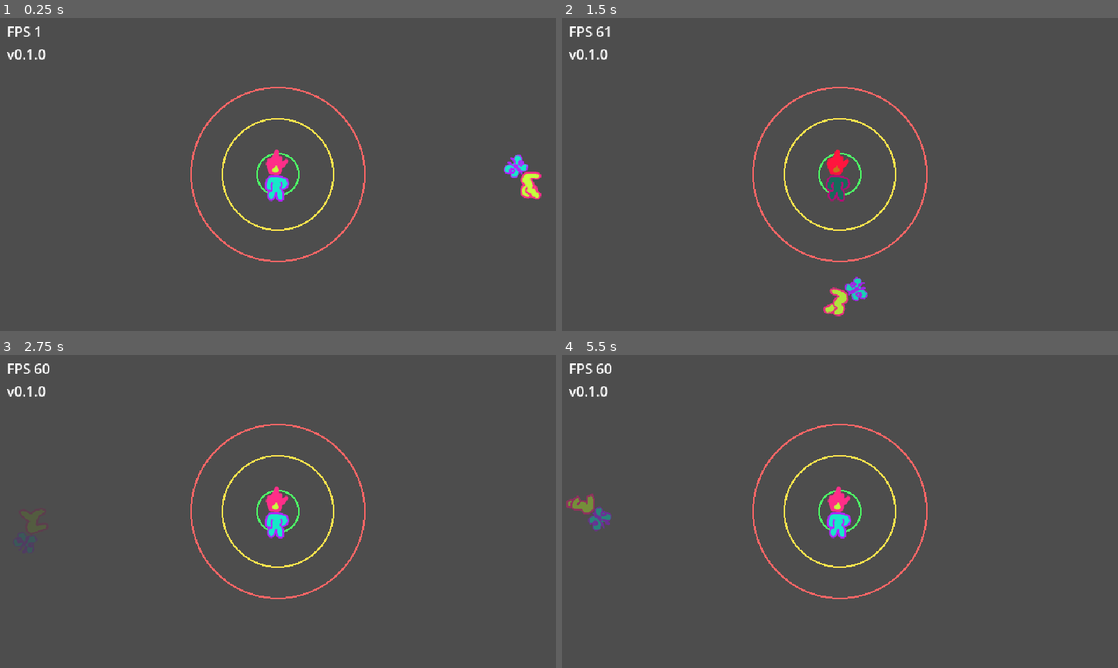
Above: before the commit, frames 1-4 (two rows, left to right).
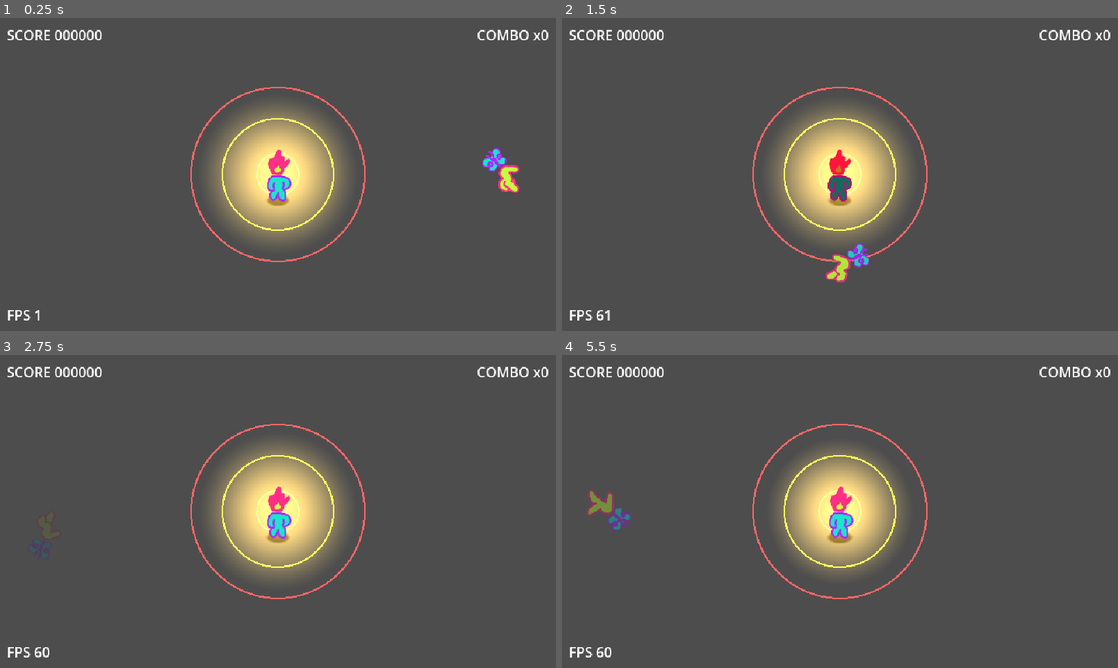
Above: after the commit, the same moments.

Repository: Leusin/project-jcjs-july-gamejam-2026
Game: Godot game, scene res://src/core/main_game/main.tscn
Two runs of this game, one before a commit and one after it. Both use one fixed random seed, a clock stepped at 60 frames per second and the inputs below.
Inputs (mouse positions are in pixels of both pictures, inside the frame that each line leads up to):
- Up to frame 1 (0.25 s): no input
- Up to frame 2 (1.5 s): tap Enter (ui_accept) at 0.5, 0.77 s; move the mouse to (962, 158) at 0.52 s; click (962, 158) at 0.67 s; move the mouse to (728, 190) at 1.27 s; click (728, 190) at 1.42 s
- Up to frame 3 (2.75 s): tap Enter (ui_accept) at 1.52 s; move the mouse to (333, 442) at 2.02 s; click (333, 442) at 2.17 s
- Up to frame 4 (5.5 s): move the mouse to (812, 574) at 2.77 s; click (812, 574) at 2.92 s; tap Enter (ui_accept) at 3.02, 3.77, 4.52 s; move the mouse to (1006, 558) at 3.52 s; click (1006, 558) at 3.67 s; move the mouse to (673, 464) at 4.27 s; click (673, 464) at 4.42 s; move the mouse to (867, 511) at 5.02 s; click (867, 511) at 5.17 s

The runs differ from the first frame. In frame 1, 10% of the frame differs, in the area x 1-99%, y 2-97%; in frame 2, 9.8%; in frame 3, 9.0%; in frame 4, 8.6%.

Commit message:
feat: 콤보, 점수 시스템, 조명 추가

Diff:
--- a/src/core/main_game/main.gd
+++ b/src/core/main_game/main.gd
@@ -1,8 +1,19 @@
 extends Node2D
+
+enum Judgement
+{
+	NONE,
+	PERFECT,
+	GOOD,
+	MISS
+}
 
 @export var perfect_distance: float = 24.0
 @export var good_distance: float = 64.0
 @export var miss_distance: float = 100.0
+@export var perfect_score: int = 5
+@export var good_score: int = 1
+
 @export var spawn_interval: float = 0.6
 @export var burn_duration: float = 0.5
 
@@ -10,14 +21,42 @@
 
 @onready var _spawn_points: Array = $SpawnPoints.get_children()
 @onready var _hit_point: FireMan = $HitPoint
+@onready var _score_label: Label = $CanvasLayer/ScoreLabel
+@onready var _combo_label: Label = $CanvasLayer/ComboLabel
 
 var _note: Node2D = null
+var _combo: int = 0
+var _score: int = 0
+var _last_judgement = Judgement.NONE
 
 func _ready() -> void:
 	queue_redraw()
 	_spawn_note()
+	_update_ui()
+
+func _unhandled_input(event: InputEvent) -> void:
+	if not _is_tap(event):
+		return
+	if _note == null:
+		return
+	var dist := _note.global_position.distance_to(_hit_point.global_position)
+	if dist <= perfect_distance:
+		_last_judgement = Judgement.PERFECT
+		_score += perfect_score
+		_on_success()
+	elif dist <= good_distance:
+		_last_judgement = Judgement.GOOD
+		_score += good_score
+		_on_success()
+	else:
+		_last_judgement = Judgement.MISS
+		_on_miss()
+
+	print("%s  (거리 %.1f)" % [Judgement.keys()[_last_judgement], dist])
 
 func _process(_delta: float) -> void:
+	_update_ui()
+
 	if _note == null:
 		return
 	var to_note := _note.global_position - _hit_point.global_position
@@ -26,24 +65,20 @@
 		print("Miss (auto)")
 		_on_miss()
 
-func _unhandled_input(event: InputEvent) -> void:
-	if not _is_tap(event):
+func _draw() -> void:
+	if _hit_point == null:
 		return
-	if _note == null:
-		return
-	var dist := _note.global_position.distance_to(_hit_point.global_position)
-	if dist <= good_distance:
-		var result := "Perfect" if dist <= perfect_distance else "Good"
-		print("%s  (거리 %.1f)" % [result, dist])
-		_on_success()
-	else:
-		print("Miss  (거리 %.1f)" % dist)
-		_on_miss()
+	var c := _hit_point.global_position
+	draw_arc(c, perfect_distance, 0.0, TAU, 64, Color(0.3, 1.0, 0.4), 2.0)
+	draw_arc(c, good_distance, 0.0, TAU, 64, Color(1.0, 0.9, 0.3), 2.0)
+	draw_arc(c, miss_distance, 0.0, TAU, 64, Color(1.0, 0.4, 0.4), 2.0)
 
 func _on_success() -> void:
 	var note := _note
 	_note = null                 # 즉시 비활성 → 중복 판정/자동미스 방지
 	note.burn()
+	_combo += 1
+	print("combo: ", _combo)
 	await get_tree().create_timer(burn_duration).timeout
 	note.queue_free()
 	_schedule_next()
@@ -53,6 +88,7 @@
 	var note := _note
 	_note = null
 	note.fall()
+	_combo = 0
 	_schedule_next()
 
 func _spawn_note() -> void:
@@ -67,17 +103,13 @@
 	await get_tree().create_timer(spawn_interval).timeout
 	_spawn_note()
 
-func _draw() -> void:
-	if _hit_point == null:
-		return
-	var c := _hit_point.global_position
-	draw_arc(c, perfect_distance, 0.0, TAU, 64, Color(0.3, 1.0, 0.4), 2.0)
-	draw_arc(c, good_distance, 0.0, TAU, 64, Color(1.0, 0.9, 0.3), 2.0)
-	draw_arc(c, miss_distance, 0.0, TAU, 64, Color(1.0, 0.4, 0.4), 2.0)
-
 func _is_tap(event: InputEvent) -> bool:
 	if event.is_action_pressed("ui_accept"):
 		return true
 	if event is InputEventMouseButton and event.pressed and event.button_index == MOUSE_BUTTON_LEFT:
 		return true
 	return false
+
+func _update_ui() -> void:
+	_score_label.text = "SCORE %06d" % _score;
+	_combo_label.text = "COMBO x%d" % _combo;
--- a/src/core/main_game/main.tscn
+++ b/src/core/main_game/main.tscn
@@ -24,4 +24,26 @@
 [node name="SpawnBottom" type="Marker2D" parent="SpawnPoints" unique_id=1849863009]
 position = Vector2(320, 360)
 
+[node name="CanvasLayer" type="CanvasLayer" parent="." unique_id=1045942636]
+
+[node name="ScoreLabel" type="Label" parent="CanvasLayer" unique_id=2121135264]
+offset_left = 8.0
+offset_top = 8.0
+offset_right = 110.0
+offset_bottom = 57.0
+text = "Score:000000
+"
+
+[node name="ComboLabel" type="Label" parent="CanvasLayer" unique_id=694867683]
+anchors_preset = 1
+anchor_left = 1.0
+anchor_right = 1.0
+offset_left = -104.0
+offset_top = 8.0
+offset_right = -8.0
+offset_bottom = 31.0
+grow_horizontal = 0
+text = "Combo:0000"
+horizontal_alignment = 2
+
 [node name="DebugOverlay" parent="." unique_id=1714306467 instance=ExtResource("3_h7gx0")]
--- a/src/debug/debug_overlay.tscn
+++ b/src/debug/debug_overlay.tscn
@@ -1,13 +1,15 @@
-[gd_scene load_steps=2 format=3]
+[gd_scene format=3 uid="uid://c7ml0kan4qwy7"]
 
-[ext_resource type="Script" path="res://src/debug/debug_overlay.gd" id="1_dbg"]
+[ext_resource type="Script" uid="uid://b3drv5veg5gc2" path="res://src/debug/debug_overlay.gd" id="1_dbg"]
 
-[node name="DebugOverlay" type="CanvasLayer"]
+[node name="DebugOverlay" type="CanvasLayer" unique_id=1955550707]
+process_mode = 3
 layer = 128
-process_mode = 3
 script = ExtResource("1_dbg")
 
-[node name="Label" type="Label" parent="."]
+[node name="Label" type="Label" parent="." unique_id=1848446030]
 offset_left = 8.0
-offset_top = 4.0
+offset_top = 330.0
+offset_right = 36.0
+offset_bottom = 353.0
 text = "FPS"
--- a/src/gameplay/FireMan.tscn
+++ b/src/gameplay/FireMan.tscn
@@ -3,6 +3,37 @@
 [ext_resource type="Script" uid="uid://cqoa2stlc2g0n" path="res://src/gameplay/fire_man.gd" id="1_ktdrg"]
 [ext_resource type="Texture2D" uid="uid://dfgawn86lgte6" path="res://assets/sprites/fire_man_idle_1.png" id="2_cntsw"]
 [ext_resource type="Texture2D" uid="uid://yauj4lstfcuu" path="res://assets/sprites/fire_man_idle_2.png" id="3_08vt1"]
+
+[sub_resource type="CanvasItemMaterial" id="CanvasItemMaterial_3gngh"]
+blend_mode = 2
+
+[sub_resource type="Gradient" id="Gradient_cntsw"]
+offsets = PackedFloat32Array(0, 0.7)
+colors = PackedColorArray(1, 1, 1, 1, 0, 0, 0, 1)
+metadata/_snap_enabled = true
+
+[sub_resource type="GradientTexture2D" id="GradientTexture2D_d0u6y"]
+gradient = SubResource("Gradient_cntsw")
+width = 32
+height = 16
+fill = 1
+fill_from = Vector2(0.5, 0.5)
+
+[sub_resource type="CanvasItemMaterial" id="CanvasItemMaterial_d0u6y"]
+blend_mode = 1
+
+[sub_resource type="Gradient" id="Gradient_ktdrg"]
+interpolation_mode = 2
+offsets = PackedFloat32Array(0, 0.7)
+colors = PackedColorArray(1, 1, 1, 1, 0, 0, 0, 1)
+metadata/_snap_enabled = true
+
+[sub_resource type="GradientTexture2D" id="GradientTexture2D_57qmd"]
+gradient = SubResource("Gradient_ktdrg")
+width = 178
+height = 178
+fill = 1
+fill_from = Vector2(0.5, 0.5)
 
 [sub_resource type="SpriteFrames" id="SpriteFrames_d0u6y"]
 animations = [{
@@ -21,7 +52,20 @@
 [node name="HitPoint" type="Marker2D" unique_id=141709498]
 script = ExtResource("1_ktdrg")
 
+[node name="ShadowSprite2D" type="Sprite2D" parent="." unique_id=1005909401]
+z_index = -1
+material = SubResource("CanvasItemMaterial_3gngh")
+position = Vector2(0, 30)
+texture = SubResource("GradientTexture2D_d0u6y")
+
+[node name="LightSprite2D" type="Sprite2D" parent="." unique_id=1259254882]
+modulate = Color(1, 0.827451, 0.36078432, 1)
+self_modulate = Color(1, 0.9647059, 0.8392157, 1)
+material = SubResource("CanvasItemMaterial_d0u6y")
+texture = SubResource("GradientTexture2D_57qmd")
+
 [node name="AnimatedSprite2D" type="AnimatedSprite2D" parent="." unique_id=1672951229]
 scale = Vector2(0.5, 0.5)
 sprite_frames = SubResource("SpriteFrames_d0u6y")
 autoplay = "default"
+frame_progress = 0.92242306
--- a/src/gameplay/fire_man.gd
+++ b/src/gameplay/fire_man.gd
@@ -2,13 +2,31 @@
 extends Marker2D
 ## 중앙 캐릭터(불인간). 판정 기준점이자, Miss 시 피격 반응을 한다.
 
-@onready var _sprite: AnimatedSprite2D = $AnimatedSprite2D
+@onready var _character_sprite: AnimatedSprite2D = $AnimatedSprite2D
+
+@onready var _light: Sprite2D = $LightSprite2D
+@onready var _shadow: Sprite2D = $ShadowSprite2D
+
+var _flicker_t: float = 0.0
+var _light_base: Vector2
+var _shadow_base: Vector2
 
 ## Main이 Miss 판정 시 호출. 빨강 플래시 + 짧은 흔들림.
 func take_damage() -> void:
-	_sprite.modulate = Color(1.0, 0.3, 0.3)
-	create_tween().tween_property(_sprite, "modulate", Color.WHITE, 0.3)
+	_character_sprite.modulate = Color(1.0, 0.3, 0.3)
+	create_tween().tween_property(_character_sprite, "modulate", Color.WHITE, 0.3)
 	var shake := create_tween()
-	shake.tween_property(_sprite, "offset", Vector2(8, 0), 0.04)
-	shake.tween_property(_sprite, "offset", Vector2(-8, 0), 0.04)
-	shake.tween_property(_sprite, "offset", Vector2.ZERO, 0.04)
+	shake.tween_property(_character_sprite, "offset", Vector2(8, 0), 0.04)
+	shake.tween_property(_character_sprite, "offset", Vector2(-8, 0), 0.04)
+	shake.tween_property(_character_sprite, "offset", Vector2.ZERO, 0.04)
+
+func _ready() -> void:
+	_light_base = _light.scale
+	_shadow_base = _shadow.scale
+
+func _process(delta: float) -> void:
+	_flicker_t += delta
+	# 주파수 다른 sin 둘을 섞어 불규칙한 불꽃 일렁임
+	var wobble := 0.04 * sin(_flicker_t * 7.0) + 0.08 * sin(_flicker_t * 1.0)
+	_light.scale = _light_base * (1.0 + wobble)
+	_shadow.scale = _shadow_base * (1.0 - wobble)   # 빛 커지면 그림자 살짝 줄게
--- a/src/gameplay/note.gd
+++ b/src/gameplay/note.gd
@@ -1,6 +1,6 @@
 extends Node2D
 
-@export var speed: float = 120.0
+@export var speed: float = 220.0
 @export var direction: Vector2 = Vector2.RIGHT
 @export var radius: float = 20.0
 @export var fall_gravity: float = 500.0
--- a/src/gameplay/note.tscn
+++ b/src/gameplay/note.tscn
@@ -54,7 +54,7 @@
 position = Vector2(0, 4)
 scale = Vector2(0.5, 0.5)
 sprite_frames = SubResource("SpriteFrames_g4v7s")
-animation = &"burn"
 autoplay = "default"
-frame_progress = 0.9992715
+frame_progress = 0.7137486
 speed_scale = 2.0
+offset = Vector2(0, -15)
Binary file changed: assets/sprites/fire_man_idle_1.png
Binary file changed: assets/sprites/fire_man_idle_2.png
Not shown: 1 places in src/core/main_game/main.tscn that only renumber resources
